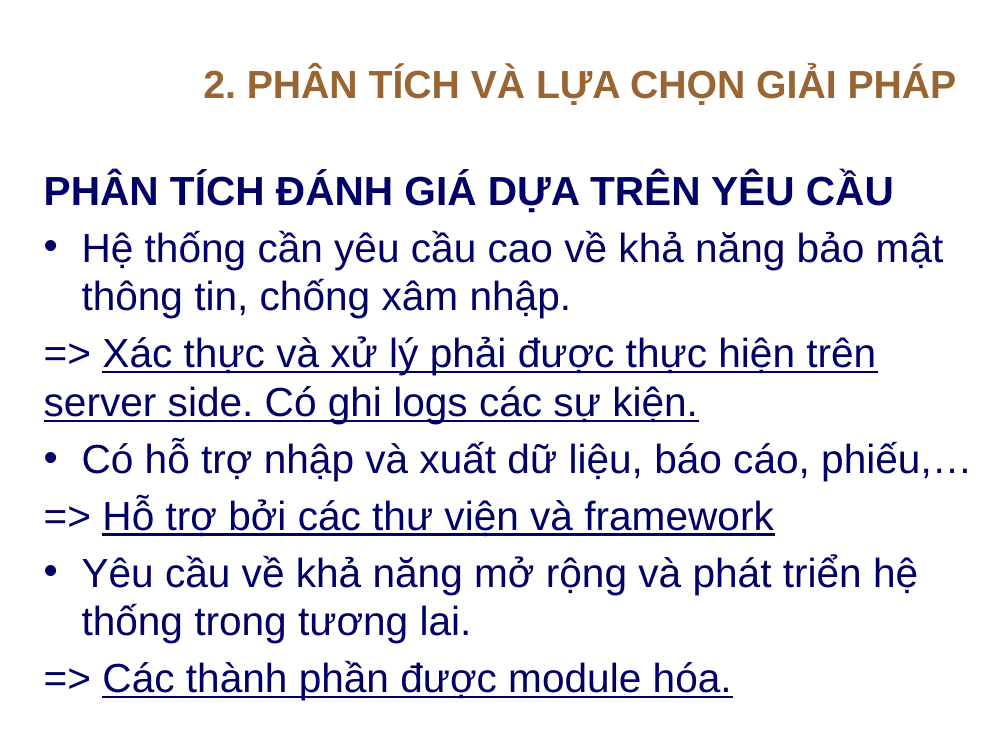
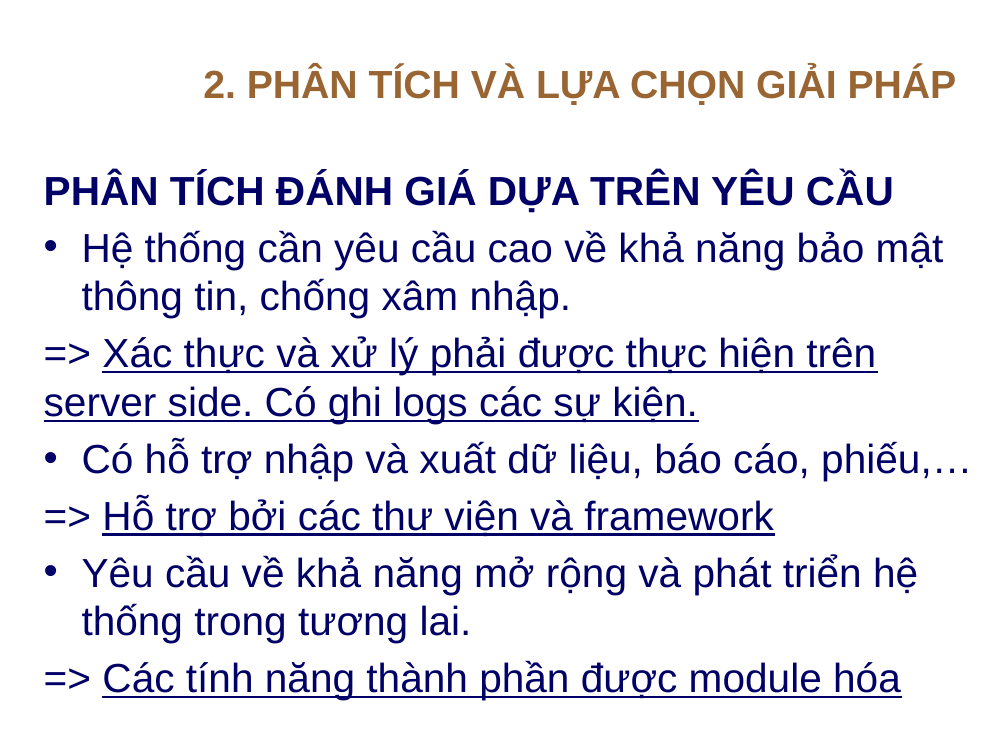
Before and after one commit to nhgiang196/luanvan, a slide deck: slide 8 of maubaocaolv.pptx. Drawn at 1008x756 pixels with LibreOffice and Linux fonts; fonts in the diff are those of the drawing; background and template pictures are left out. Boxes give left, top, right and bottom in pixels: in the first picture for what was removed or moved away, otherwise in the second. Text is boxed around its words. In the diff, an @@ line names an element or a change of style, - is before the commit and + after.

Commit message:
COMMIT CHỈNH SỬA CUỐI CÙNG. HOÀN THÀNH LUẬN VĂN

```diff
--- a/maubaocaolv.pptx
+++ b/maubaocaolv.pptx
@@ text at <box>102,660,901,700</box>: text changed @@
-=> Các thành phần được module hóa.
+=> Các tính năng thành phần được module hóa
```
Also in this commit, not shown: 11 other slides changed, 2 slides removed, 1 other file.
